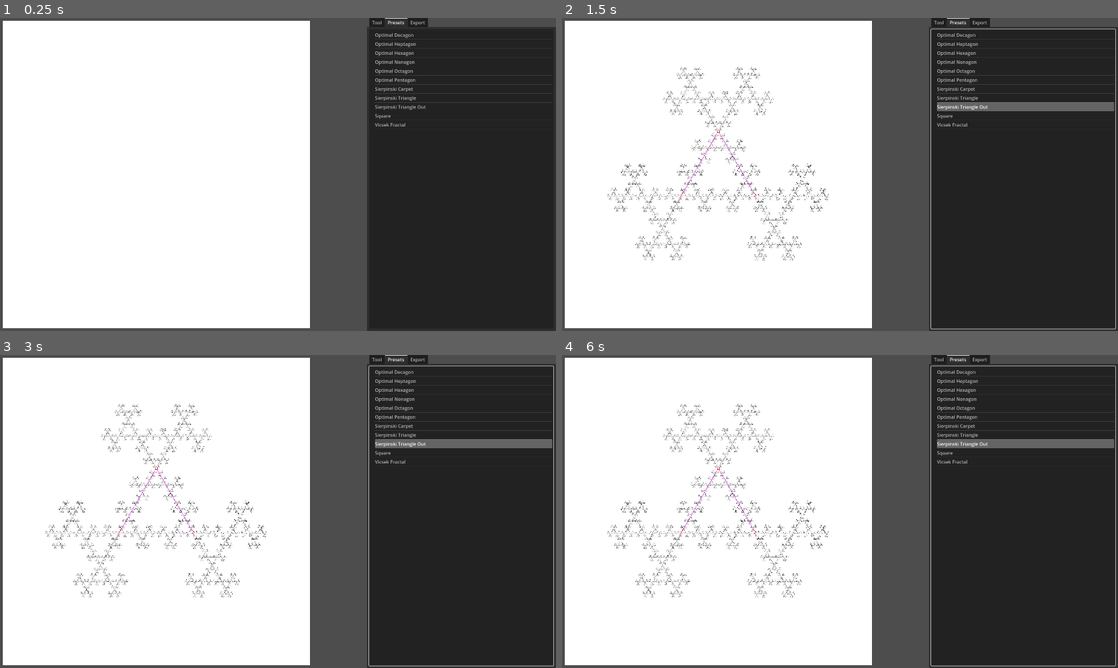
Above: before the commit, frames 1-4 (two rows, left to right).
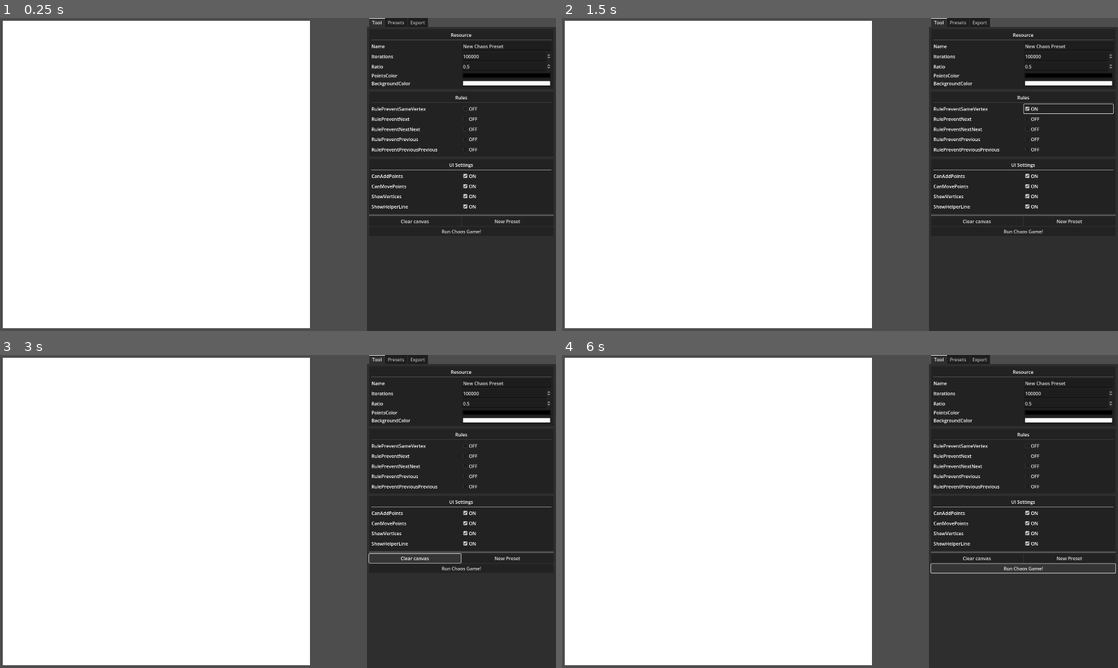
Above: after the commit, the same moments.

Repository: VojtaStruhar/chaos-game
Game: Godot game, scene res://main.tscn
Two runs of this game, one before a commit and one after it. Both use one fixed random seed, a clock stepped at 60 frames per second and the inputs below.
Inputs (mouse positions are in pixels of both pictures, inside the frame that each line leads up to):
- Up to frame 1 (0.25 s): no input
- Up to frame 2 (1.5 s): click (1023, 230) at 0.5 s, where only the run after the commit has a clickable "Run Chaos Game!"; click (1067, 108) at 1.25 s, where only the run after the commit has a clickable "OFF"
- Up to frame 3 (3 s): click (505, 445) at 2 s, where only the run after the commit has a clickable "ON"; click (417, 558) at 2.75 s, where only the run after the commit has a clickable "Clear canvas"
- Up to frame 4 (6 s): click (1067, 445) at 3.5 s, where only the run after the commit has a clickable "OFF"; click (1067, 445) at 4.25 s, where only the run after the commit has a clickable "ON"; click (979, 558) at 5 s, where only the run after the commit has a clickable "Clear canvas"; click (1023, 567) at 5.75 s, where only the run after the commit has a clickable "Run Chaos Game!"

The runs differ from the first frame. In frame 1, 2.4% of the frame differs, in the area x 66-100%, y 0-69%; in frame 2, 5.6%; in frame 3, 5.7%; in frame 4, 5.9%, in the area x 8-100%, y 0-100%.

Commit message:
Move rule creation to a separate function

Diff:
--- a/ChaosGame.gd
+++ b/ChaosGame.gd
@@ -12,39 +12,8 @@
 
 	image.fill(preset.background_color)
 
-	# Vertex as key, array of vertices as value
-	var vertex_picks: Dictionary = {}
-	for point in preset.points:
-		var point_possibilities = preset.points.duplicate()
-		var current_index = point_possibilities.find(point)
-		var remove_indices: Array[int] = []
-
-		# Apply rules here
-		if preset.rule_prevent_same_vertex:
-			remove_indices.append(current_index)
-		if preset.rule_prevent_next:
-			remove_indices.append((current_index + 1) % preset.points.size())
-		if preset.rule_prevent_next_next:
-			remove_indices.append((current_index + 2) % preset.points.size())
-		if preset.rule_prevent_previous:
-			remove_indices.append((current_index - 1 + preset.points.size()) % preset.points.size())
-		if preset.rule_prevent_previous_previous:
-			remove_indices.append((current_index - 2 + preset.points.size()) % preset.points.size())
-
-		# Remove (potential) duplicates
-		var remove_indices_unique = []
-		for i in remove_indices:
-			if i not in remove_indices_unique:
-				remove_indices_unique.append(i)
-
-		# Remove possibilities - iterate from the end. That's the reason for the sort here.
-		remove_indices_unique.sort()
-		for i in range(remove_indices_unique.size()):
-			var remove_index = remove_indices_unique.pop_back()
-			point_possibilities.remove_at(remove_index)
-
-		# Finally
-		vertex_picks[point] = point_possibilities
+	# Apply rules
+	var vertex_picks: Dictionary = calculate_vertex_picks(preset)
 
 	# No previous pick, so pick from everything. This changes later.
 	var possibilities = preset.points.duplicate()
@@ -65,8 +34,6 @@
 			paint_pos * preset.canvas_size,
 			preset.points_color
 		)
-
-
 
 
 ## Runs a 'perfect' version of the chaos game up to a certain recursion level.
@@ -103,3 +70,39 @@
 		#       Still might draw something
 
 		_recursive_fractal(preset, image, paint_pos, level - 1)
+
+func calculate_vertex_picks(preset: ChaosPreset) -> Dictionary:
+	var result = {}
+	for point in preset.points:
+		var point_possibilities = preset.points.duplicate()
+		var current_index = point_possibilities.find(point)
+		var remove_indices: Array[int] = []
+
+		# Apply rules here
+		if preset.rule_prevent_same_vertex:
+			remove_indices.append(current_index)
+		if preset.rule_prevent_next:
+			remove_indices.append((current_index + 1) % preset.points.size())
+		if preset.rule_prevent_next_next:
+			remove_indices.append((current_index + 2) % preset.points.size())
+		if preset.rule_prevent_previous:
+			remove_indices.append((current_index - 1 + preset.points.size()) % preset.points.size())
+		if preset.rule_prevent_previous_previous:
+			remove_indices.append((current_index - 2 + preset.points.size()) % preset.points.size())
+
+		# Remove (potential) duplicates
+		var remove_indices_unique = []
+		for i in remove_indices:
+			if i not in remove_indices_unique:
+				remove_indices_unique.append(i)
+
+		# Remove possibilities - iterate from the end. That's the reason for the sort here.
+		remove_indices_unique.sort()
+		for i in range(remove_indices_unique.size()):
+			var remove_index = remove_indices_unique.pop_back()
+			point_possibilities.remove_at(remove_index)
+
+		# Finally
+		result[point] = point_possibilities
+
+	return result
--- a/chaos_preset.gd
+++ b/chaos_preset.gd
@@ -26,7 +26,7 @@
 	chaos_changed.emit()
 
 ## Always a square.
-var canvas_size: int = 1024 * 2
+var canvas_size: int = 1024
 
 ## Color for the drawn points
 @export var points_color: Color = Color.BLACK:
--- a/export_panel.tscn
+++ b/export_panel.tscn
@@ -34,4 +34,6 @@
 text = "Export in 4K"
 
 [node name="AcceptDialog" type="AcceptDialog" parent="."]
+initial_position = 2
+size = Vector2i(373, 80)
 dialog_text = "Image exported!"
--- a/main.tscn
+++ b/main.tscn
@@ -34,11 +34,9 @@
 anchor_bottom = 1.0
 grow_horizontal = 2
 grow_vertical = 2
-current_tab = 1
 
 [node name="Tool" type="MarginContainer" parent="CanvasLayer/SidePanel/TabContainer"]
 unique_name_in_owner = true
-visible = false
 layout_mode = 2
 script = ExtResource("3_vdhes")
 
@@ -77,6 +75,7 @@
 
 [node name="Presets" type="MarginContainer" parent="CanvasLayer/SidePanel/TabContainer"]
 unique_name_in_owner = true
+visible = false
 layout_mode = 2
 script = ExtResource("4_8deob")
 presets_dir_path = "res://chaos_presets"
Not shown, changed: .gitignore
